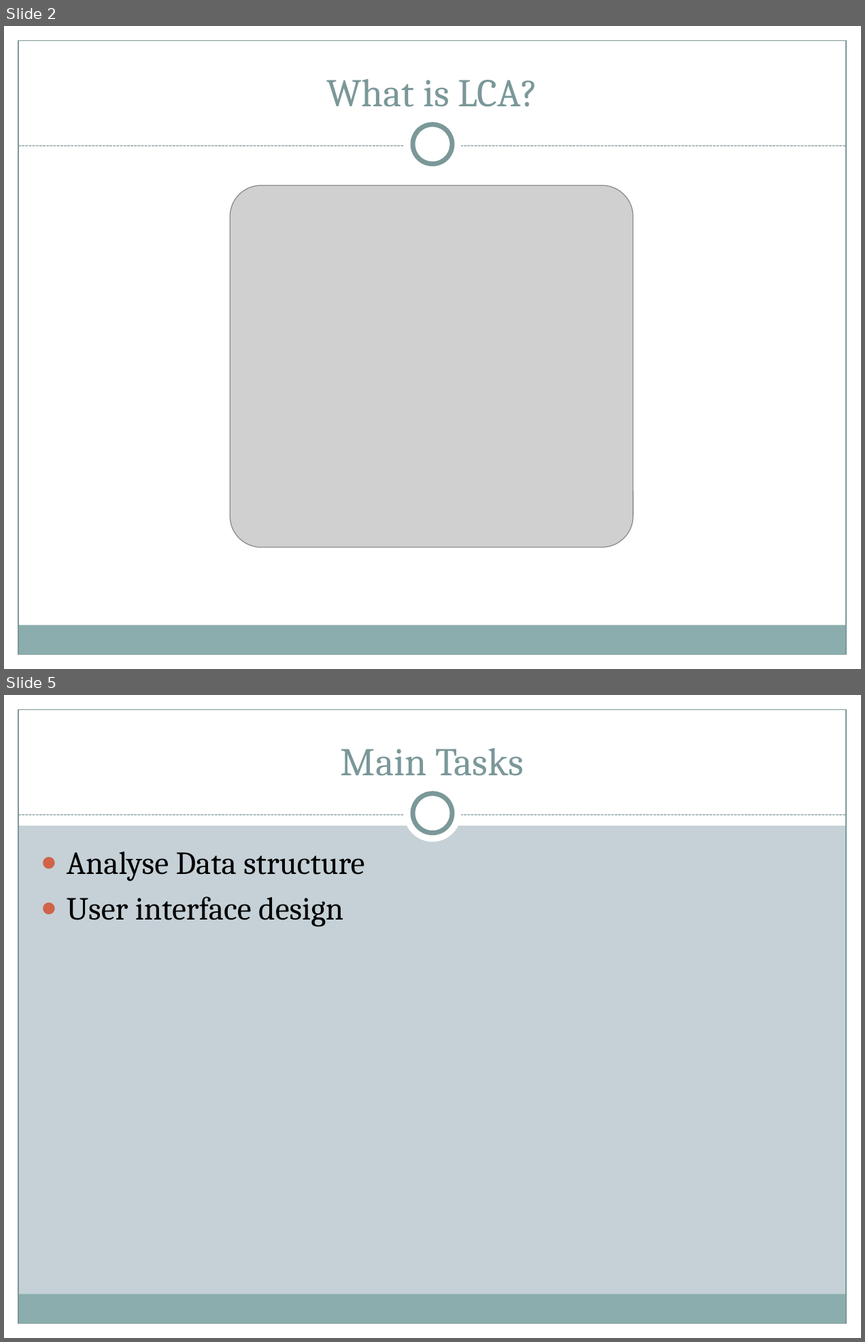
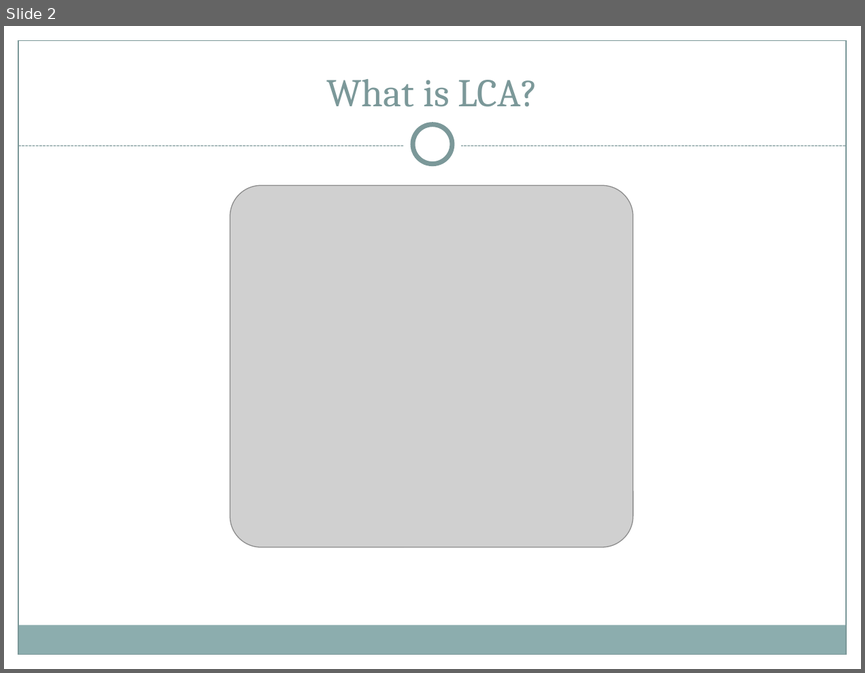
Before and after one commit to liinie/CallABike, a slide deck: doc/exercise_plan/slides/lca_exercise plan.pptx. Shown one above the other, each under a label of ours: slides 2 and 5 before the commit, slide 2 after it; the slides between them are not shown. The pictures are 865x1342 and 865x673 pixels, drawn with LibreOffice and Linux fonts; fonts in the diff are those of the drawing; grey boxes stand for pictures. Boxes give left, top, right and bottom in pixels: in the first picture for what was removed or moved away, otherwise in the second. Text is boxed around its words. In the diff, an @@ line names an element or a change of style, - is before the commit and + after.

```diff
--- a/doc/exercise_plan/slides/lca_exercise plan.pptx
+++ b/doc/exercise_plan/slides/lca_exercise plan.pptx
@@ slide 5 removed at bbox=[4, 695, 861, 1338], background #C5D1D7; not listed: 8 template elements that a slide beside it also shows @@
@@ title removed at bbox=[341, 748, 524, 776] @@
-Main Tasks
@@ text removed at bbox=[67, 851, 364, 926] @@
-● Analyse Data structure
-● User interface design
@@ rectangle removed at bbox=[4, 1323, 861, 1338] @@
```
Also in this commit, not shown: 2 slides changed, 2 slides added, 1 other slide removed.
